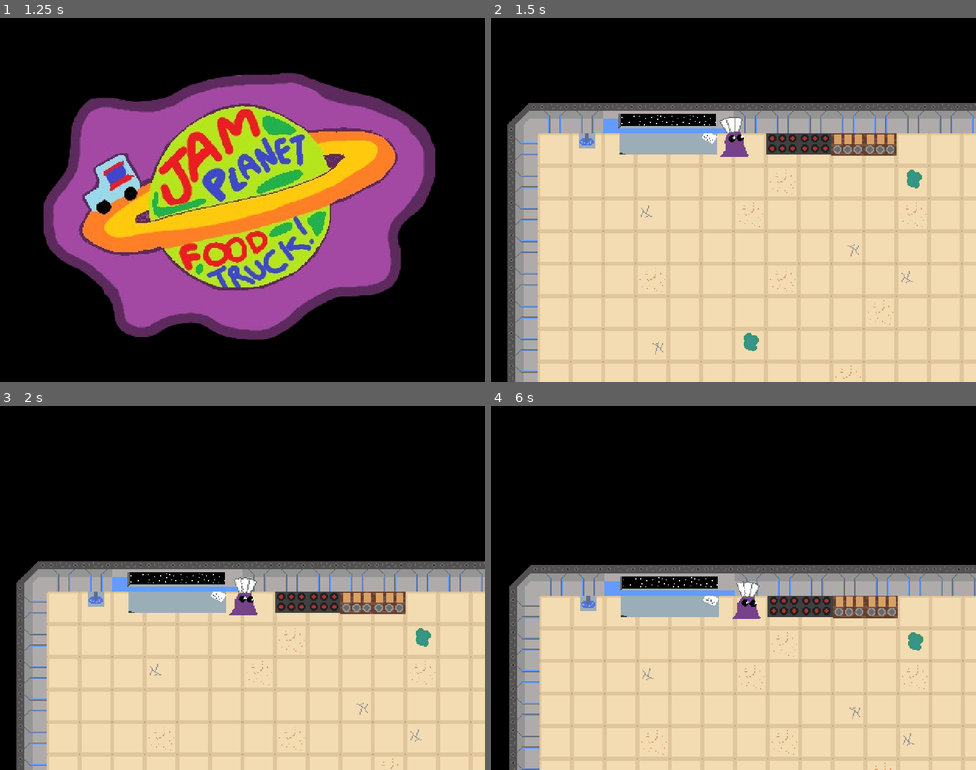
Above: before the commit, frames 1-4 (two rows, left to right).
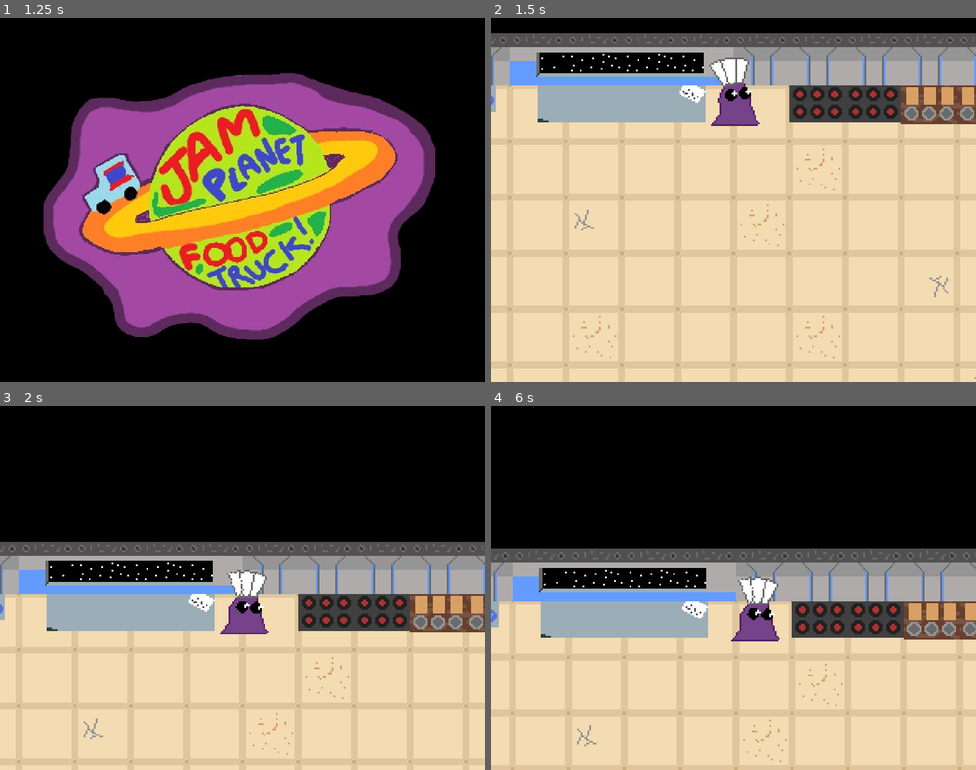
Above: after the commit, the same moments.

Repository: lganic/IEEE-GameJam-2026
Game: Godot game, scene res://scenes/base.tscn
The game is run twice, just before and just after one commit, with the same random seed, the same clock (stepped at 60 frames per second) and the same inputs.
Inputs (mouse positions are in pixels of both pictures, inside the frame that each line leads up to):
- Up to frame 1 (1.25 s): move the mouse to (218, 272) at 0.52 s; hold W (move_up) from 0.53 s (still down); tap E (interact) at 0.6 s; click (218, 272) at 0.67 s
- Up to frame 2 (1.5 s): keep holding W (move_up); tap Enter at 1.25 s; move the mouse to (879, 254) at 1.27 s; tap E (interact) at 1.35 s
- Up to frame 3 (2 s): keep holding W (move_up)
- Up to frame 4 (6 s): move the mouse to (588, 533) at 2.02 s; release W (move_up) at 2.03 s; hold A (move_left) 2.03-3.53 s; tap E (interact) every 0.75 s from 2.1 to 5.85 s; tap Space at 2.75 s; move the mouse to (757, 588) at 2.77 s; click (757, 588) at 2.92 s; move the mouse to (660, 497) at 3.52 s; hold S (move_down) 3.53-4.28 s; move the mouse to (840, 569) at 4.27 s; hold D (move_right) 4.28-5.03 s; move the mouse to (636, 606) at 5.02 s; hold W (move_up) 5.03-5.78 s; click (636, 606) at 5.17 s; move the mouse to (782, 507) at 5.77 s; hold D (move_right) from 5.78 s (still down)

Frame 1 is identical in both runs. In frame 2, 36% of the frame differs, in the area x 0-100%, y 4-100%; in frame 3, 24%; in frame 4, 24%.

Commit message:
update player character sprite

Diff:
--- a/scenes/base.tscn
+++ b/scenes/base.tscn
@@ -85,7 +85,7 @@
 shape = SubResource("RectangleShape2D_t45w4")
 
 [node name="Camera2D" type="Camera2D" parent="CharacterBody2D" unique_id=401445166]
-zoom = Vector2(1.68, 1.68)
+zoom = Vector2(2.88, 2.88)
 position_smoothing_enabled = true
 
 [node name="Node2D2" parent="." unique_id=1421340171 instance=ExtResource("4_40w10")]
Binary file changed: assets/playercharacter.png
